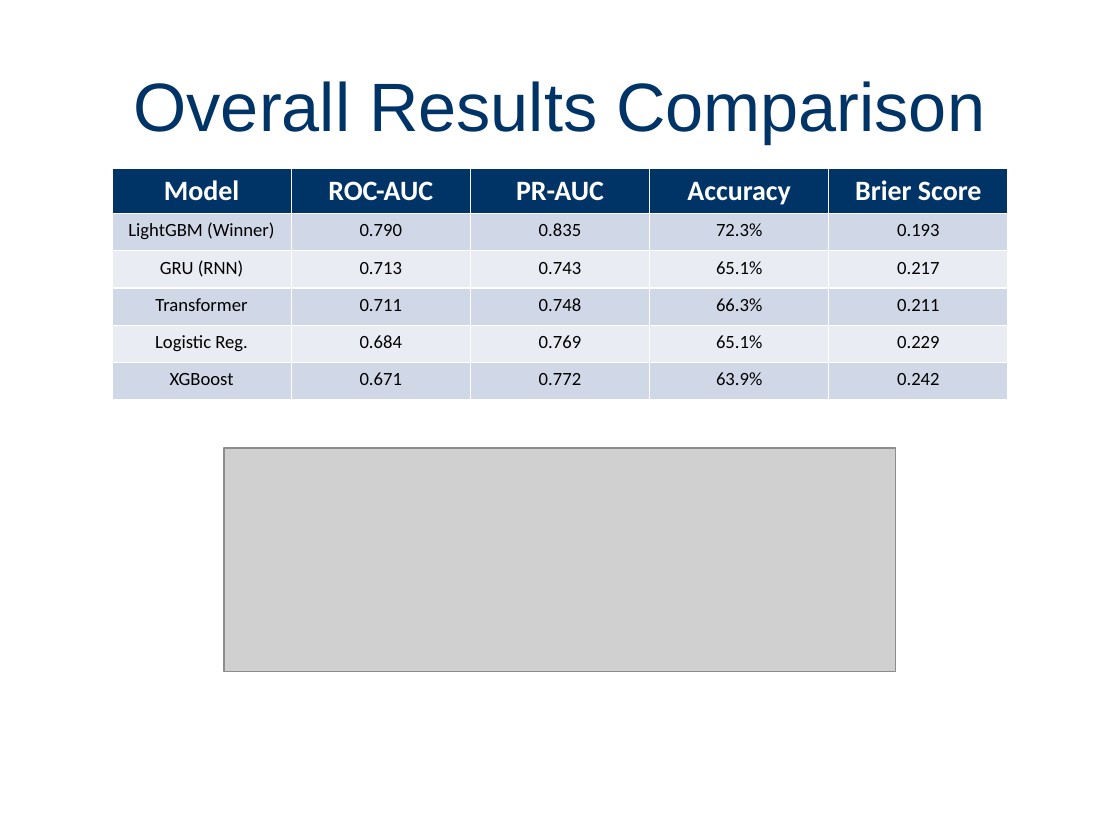
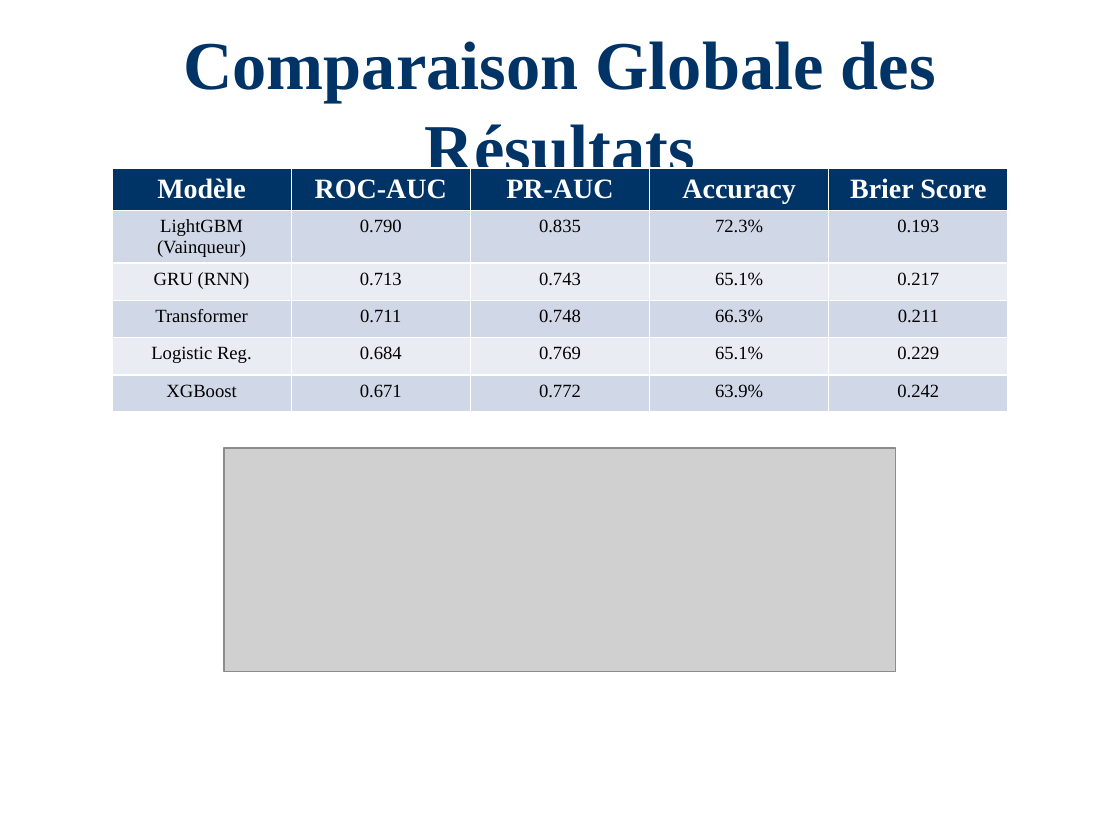
Before and after one commit to Paulino-Cristovao/churn_predictions, a slide deck: slide 5 of Presentations_Resultats_Projet.pptx. Drawn at 1120x840 pixels with LibreOffice and Linux fonts; fonts in the diff are those of the drawing; grey boxes stand for pictures. Boxes give left, top, right and bottom in pixels: in the first picture for what was removed or moved away, otherwise in the second. Text is boxed around its words. In the diff, an @@ line names an element or a change of style, - is before the commit and + after.

Commit message:
Presentation: Translate to French and update font to Times New Roman

```diff
--- a/Presentations_Resultats_Projet.pptx
+++ b/Presentations_Resultats_Projet.pptx
@@ title at (183,41,936,185): text changed; font Arial to Times New Roman; bold on @@
-Overall Results Comparison
+Comparaison Globale des Résultats
@@ table at (112,168,1008,402) @@
-row 1, column 1: Model
+row 1, column 1: Modèle
-row 2, column 1: LightGBM (Winner)
+row 2, column 1: LightGBM (Vainqueur)
@@ font Calibri to Times New Roman in "ROC-AUC", "PR-AUC", "Accuracy", "Brier Score" and 24 more places @@
```
Also in this commit, not shown: 9 other slides changed, 1 other file.
